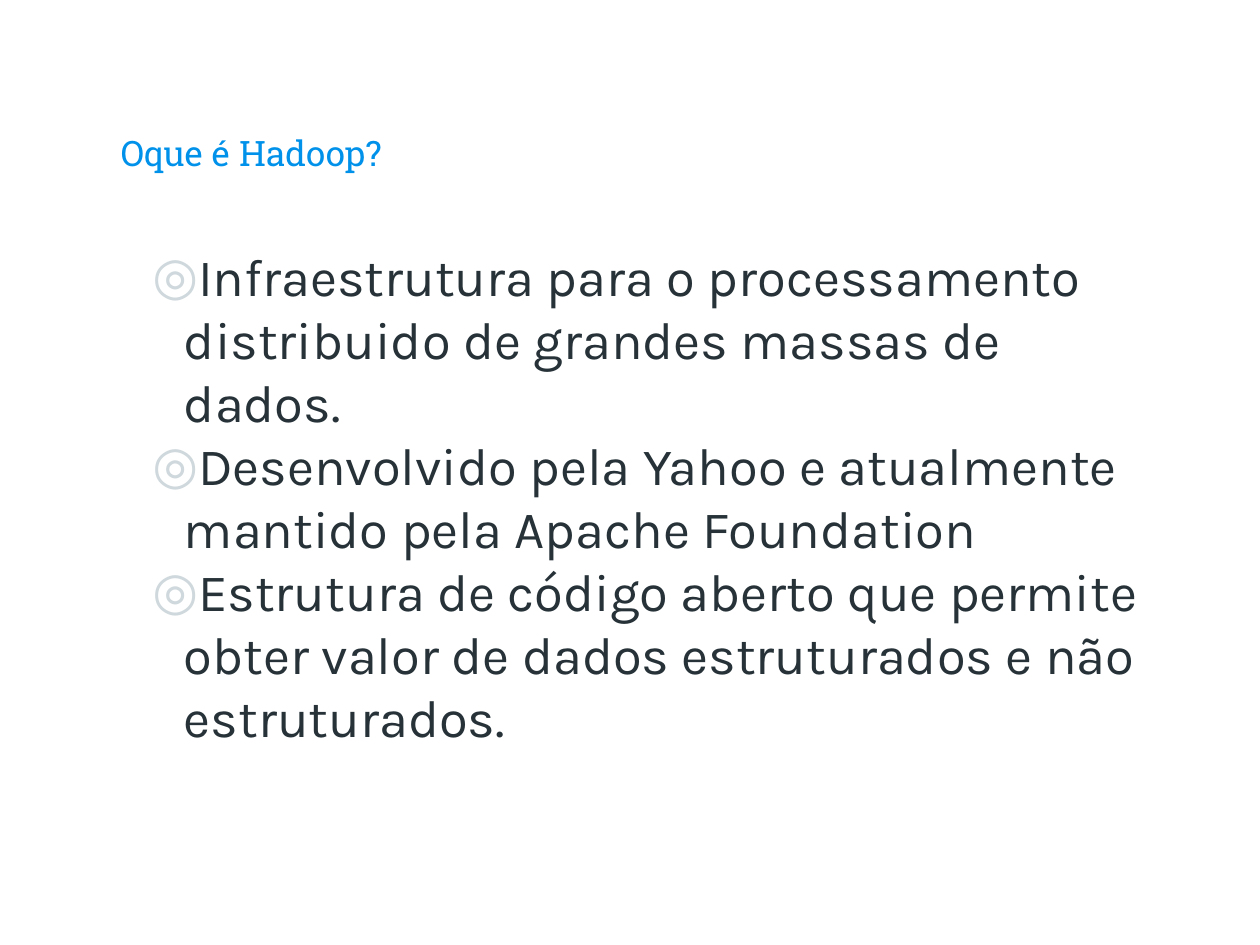
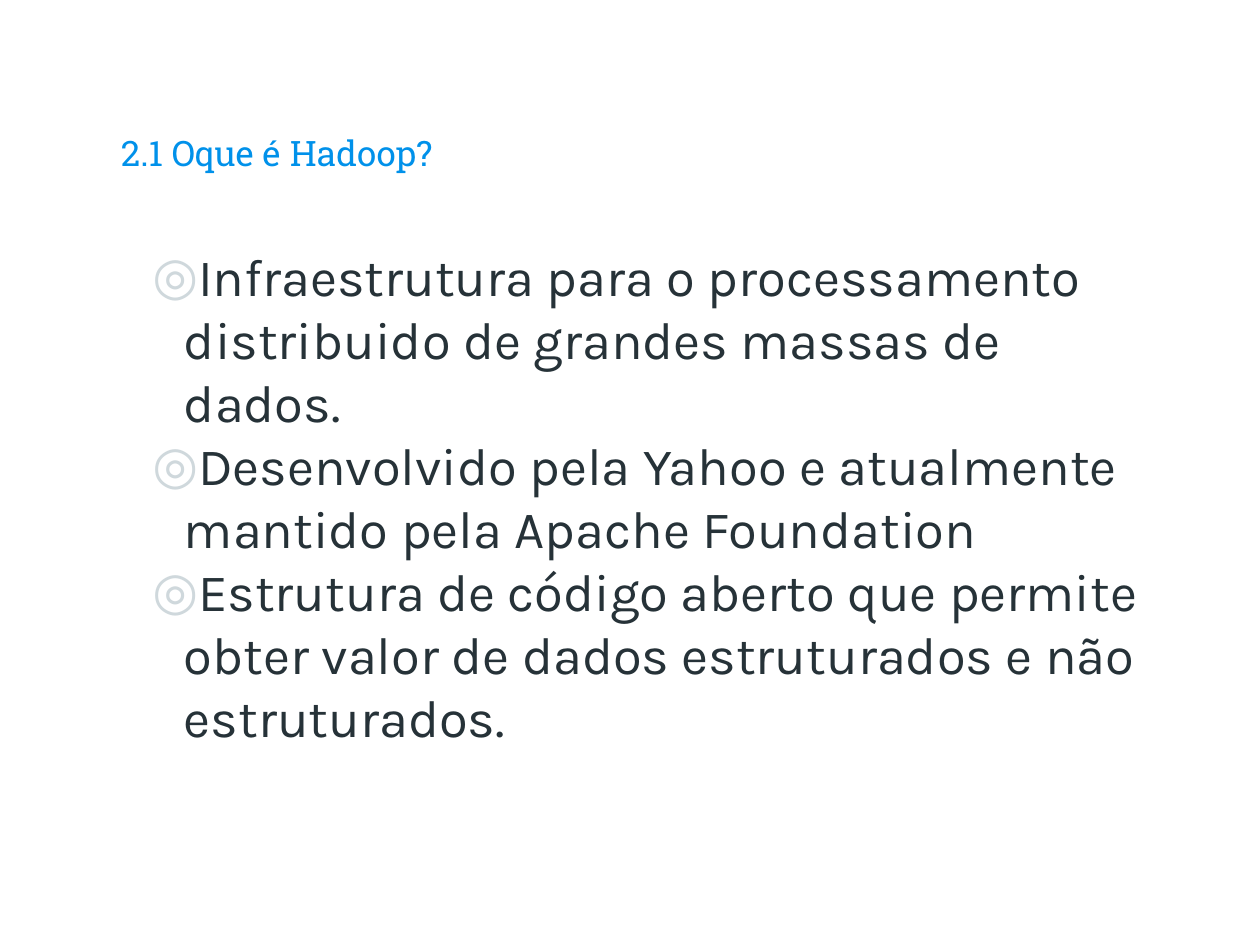
Before and after one commit to rafaelcam/tcc, a slide deck: slide 9 of TRABALHOS TEÓRICOS/Slide Apresentacao TCC.pptx (slide 8 before the commit). Drawn at 1260x945 pixels with LibreOffice and Linux fonts; fonts in the diff are those of the drawing; background and template pictures are left out. Boxes give left, top, right and bottom in pixels: in the first picture for what was removed or moved away, otherwise in the second. Text is boxed around its words. In the diff, an @@ line names an element or a change of style, - is before the commit and + after.

```diff
--- a/TRABALHOS TEÓRICOS/Slide Apresentacao TCC.pptx
+++ b/TRABALHOS TEÓRICOS/Slide Apresentacao TCC.pptx
@@ title at (121, 139, 432, 173): text changed @@
-Oque é Hadoop?
+2.1 Oque é Hadoop?
```
Also in this commit, not shown: 9 other slides changed, 11 slides added, 17 slides removed.
